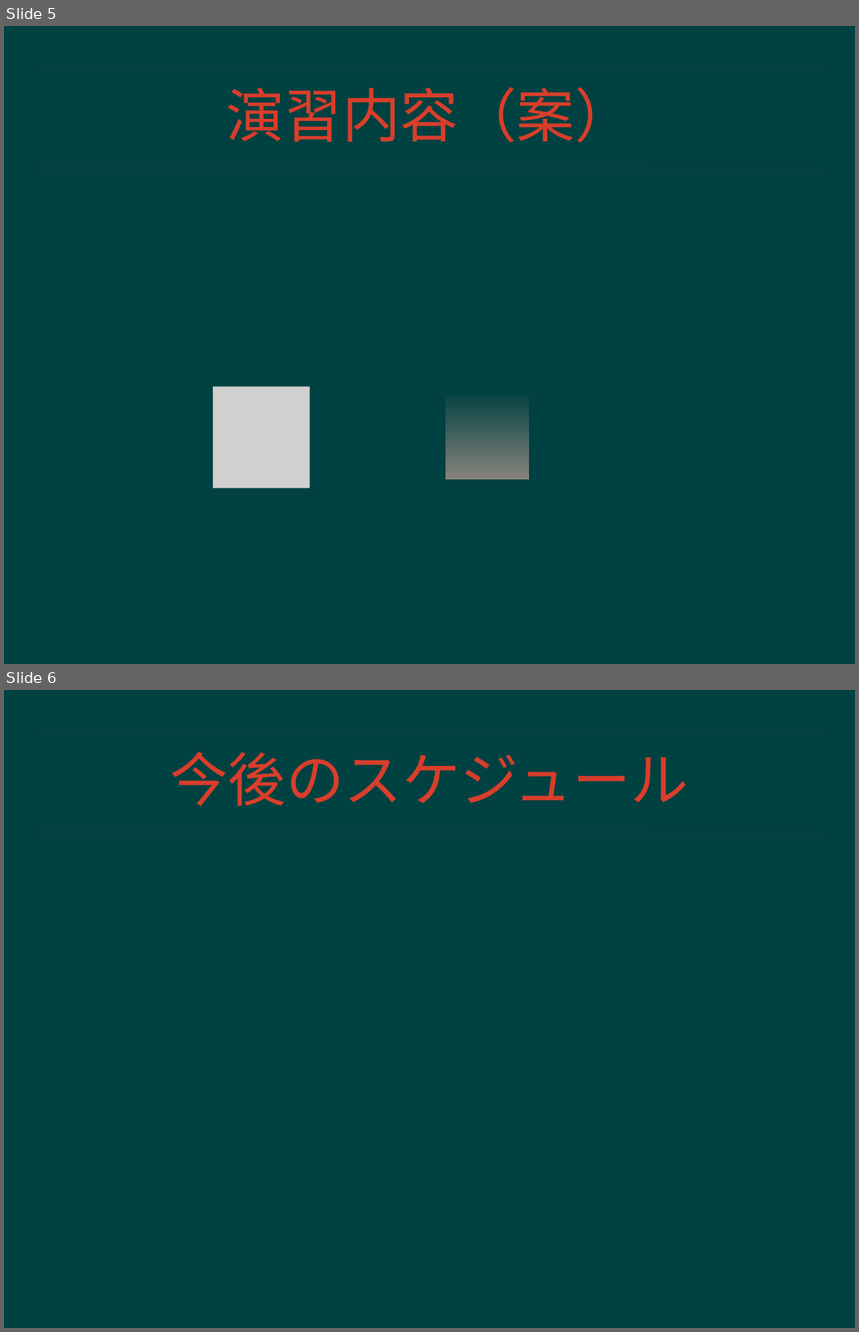
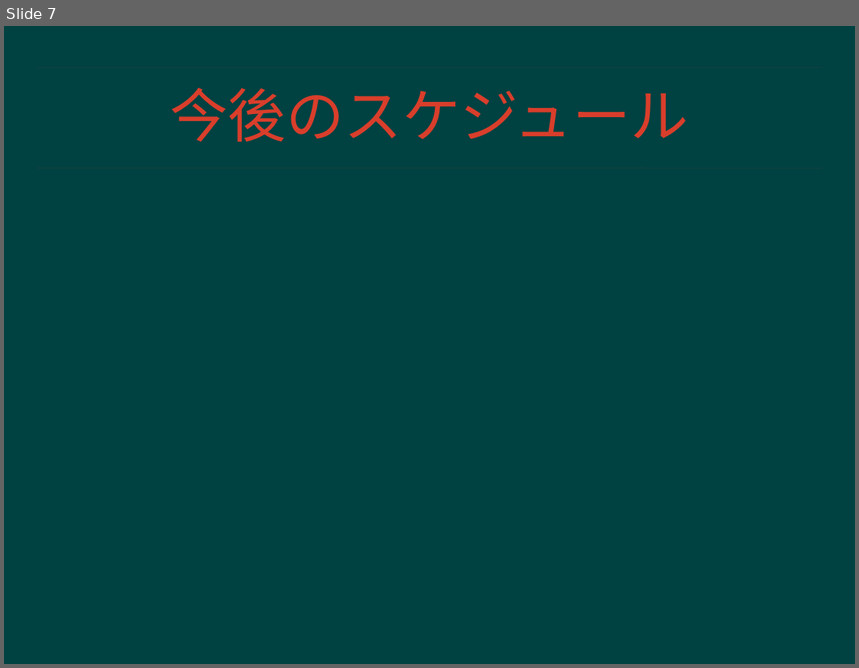
Before and after one commit to nichiyoubi/model_checking_exercise, a slide deck: memo/model_checking_exercise.pptx. Shown one above the other, each under a label of ours: slides 5 and 6 before the commit, slide 7 after it. The pictures are 859x1332 and 859x668 pixels, drawn with LibreOffice and Linux fonts; fonts in the diff are those of the drawing; grey boxes stand for pictures; background and template pictures are left out. Boxes give left, top, right and bottom in pixels: in the first picture for what was removed or moved away, otherwise in the second. Text is boxed around its words. In the diff, an @@ line names an element or a change of style, - is before the commit and + after.

```diff
--- a/memo/model_checking_exercise.pptx
+++ b/memo/model_checking_exercise.pptx
@@ slide 5 removed at box(4, 26, 855, 664), background picture (left out); not listed: 2 template elements that a slide beside it also shows @@
@@ title removed at box(226, 87, 633, 142) @@
-演習内容（案）
@@ picture removed at box(213, 387, 310, 489) @@
@@ rectangle removed at box(446, 396, 529, 479) @@
@@ what was slide 6 is now slide 7 @@
```
Also in this commit, not shown: 1 slide changed, 2 slides added, 1 other file.
